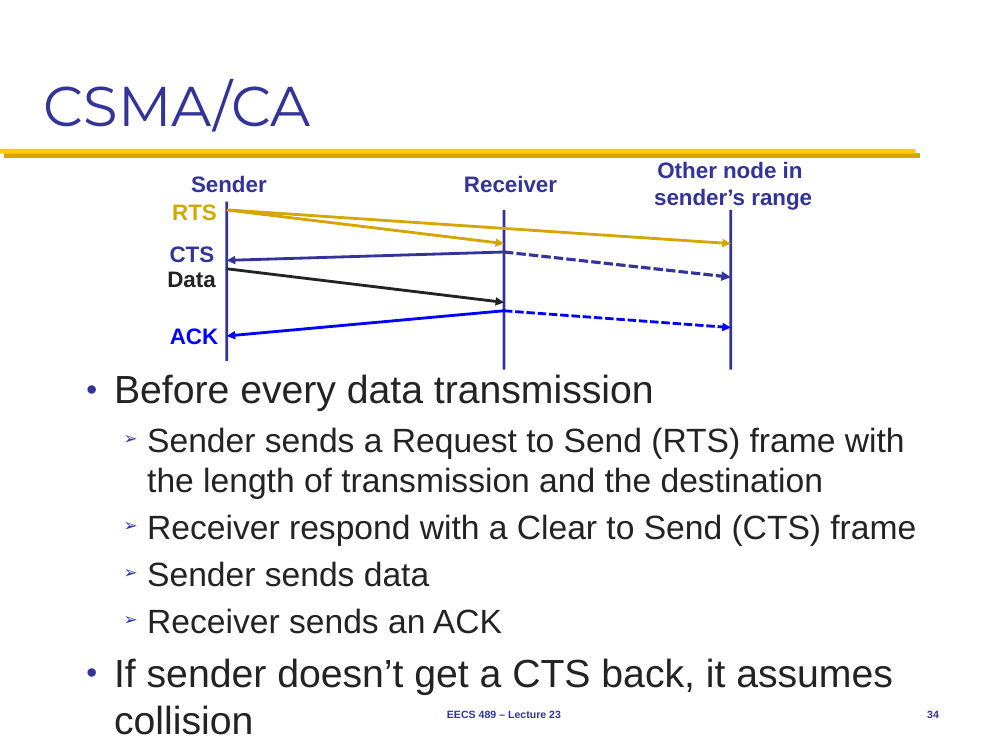
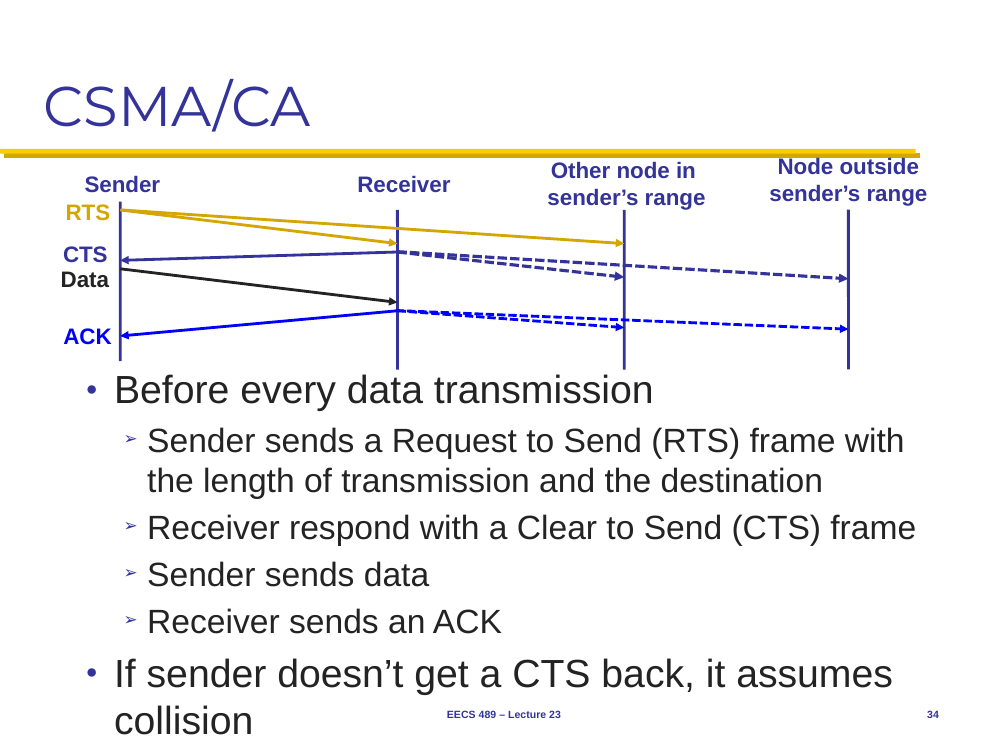
Before and after one commit to mosharaf/eecs489, a slide deck: slide 34 of Slides/120518.pptx. Drawn at 1008x756 pixels with LibreOffice and Linux fonts; fonts in the diff are those of the drawing. Boxes give left, top, right and bottom in pixels: in the first picture for what was removed or moved away, otherwise in the second. Text is boxed around its words. In the diff, an @@ line names an element or a change of style, - is before the commit and + after.

```diff
--- a/Slides/120518.pptx
+++ b/Slides/120518.pptx
@@ text added at [769,157,928,206], 16 pt, text #333399, bold @@
+Node outside
+sender’s range
@@ line added from (849, 210) to (849, 369), #333399 2 pt @@
@@ 7 texts, 7 arrows, 3 lines: place and size @@
-7 texts, 7 arrows, 3 lines at [167,161,812,370]
+7 texts, 7 arrows, 3 lines at [61,161,706,370]
@@ arrow added from (397, 252) to (849, 279), #333399 2.25 pt dashed @@
@@ arrow added from (396, 310) to (849, 330), #0000FF 2 pt dashed @@
```
Also in this commit, not shown: 4 other slides changed.
